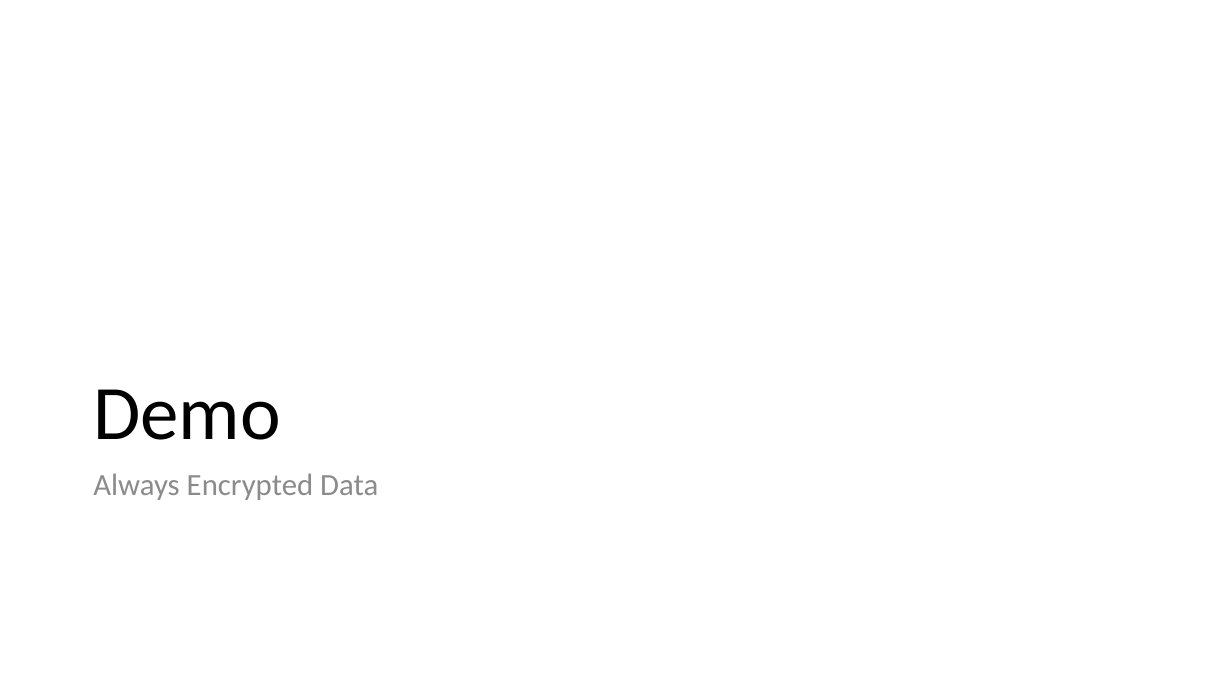
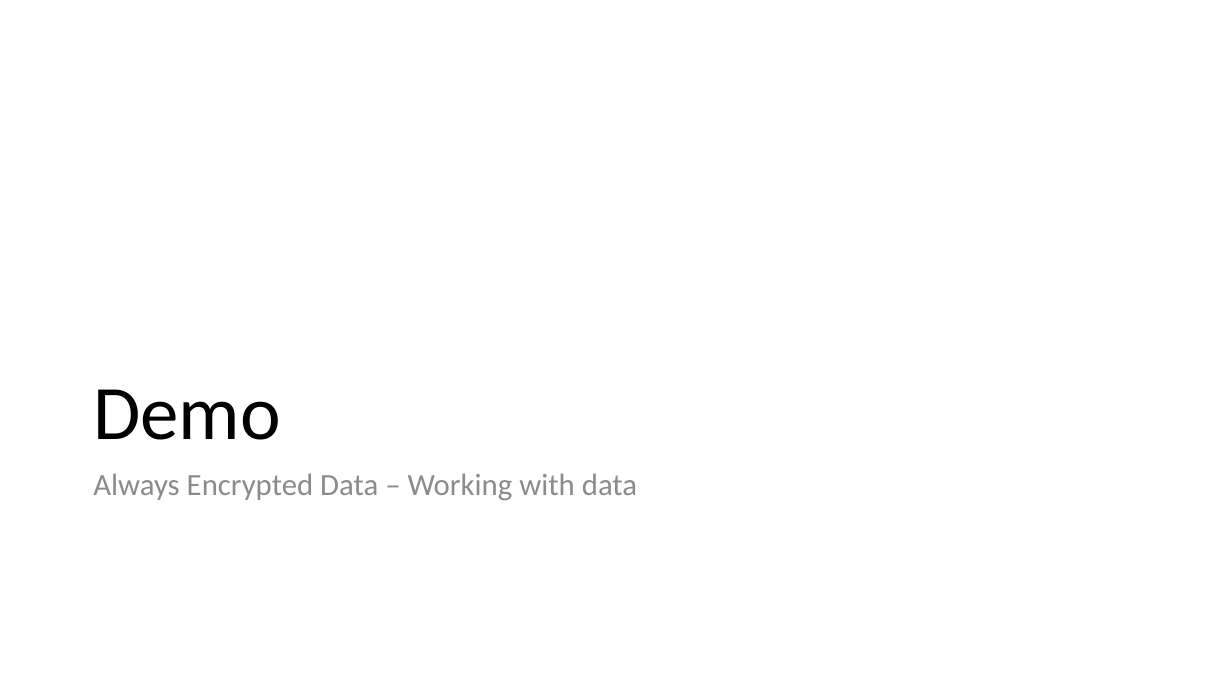
Before and after one commit to way0utwest/EndtoEndAlwaysEncrypted, a slide deck: slide 15 of EndtoEndAlwaysEncrypted.pptx (slide 11 before the commit). Drawn at 1232x693 pixels with LibreOffice and Linux fonts; fonts in the diff are those of the drawing. Boxes give left, top, right and bottom in pixels: in the first picture for what was removed or moved away, otherwise in the second. Text is boxed around its words. In the diff, an @@ line names an element or a change of style, - is before the commit and + after.

Commit message:
CustomerEmail Updates
Refactored to change authorizer to CustomerEmail. Money changes are not
working if the limit is encrypted.

```diff
--- a/EndtoEndAlwaysEncrypted.pptx
+++ b/EndtoEndAlwaysEncrypted.pptx
@@ text at <box>93,473,637,500</box>: text changed @@
-Always Encrypted Data
+Always Encrypted Data – Working with data
```
Also in this commit, not shown: 4 slides added, 9 other files.
